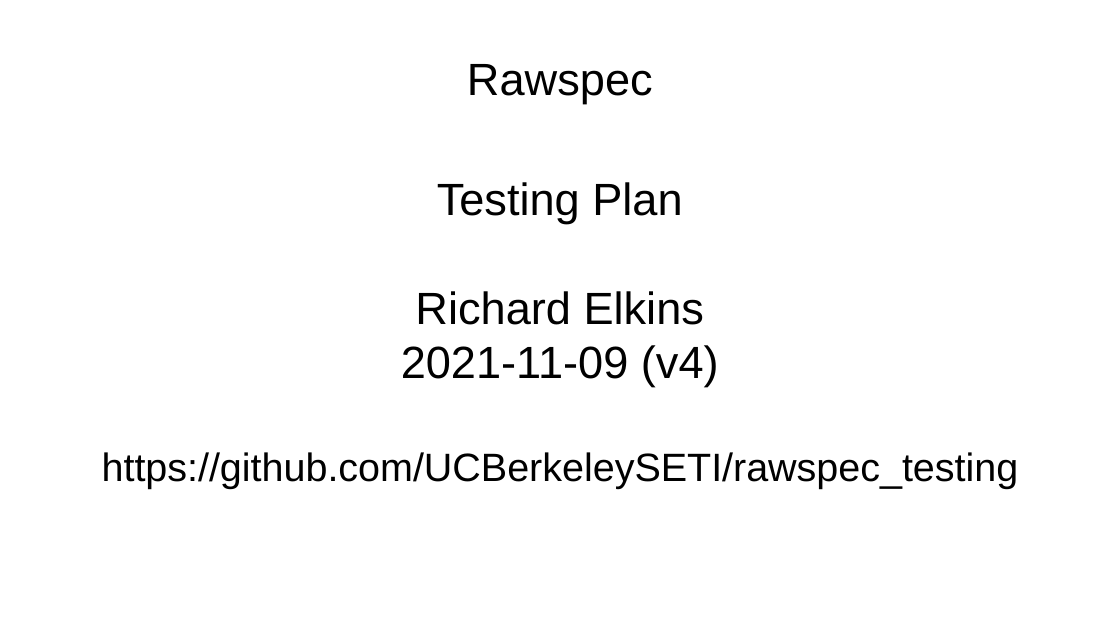
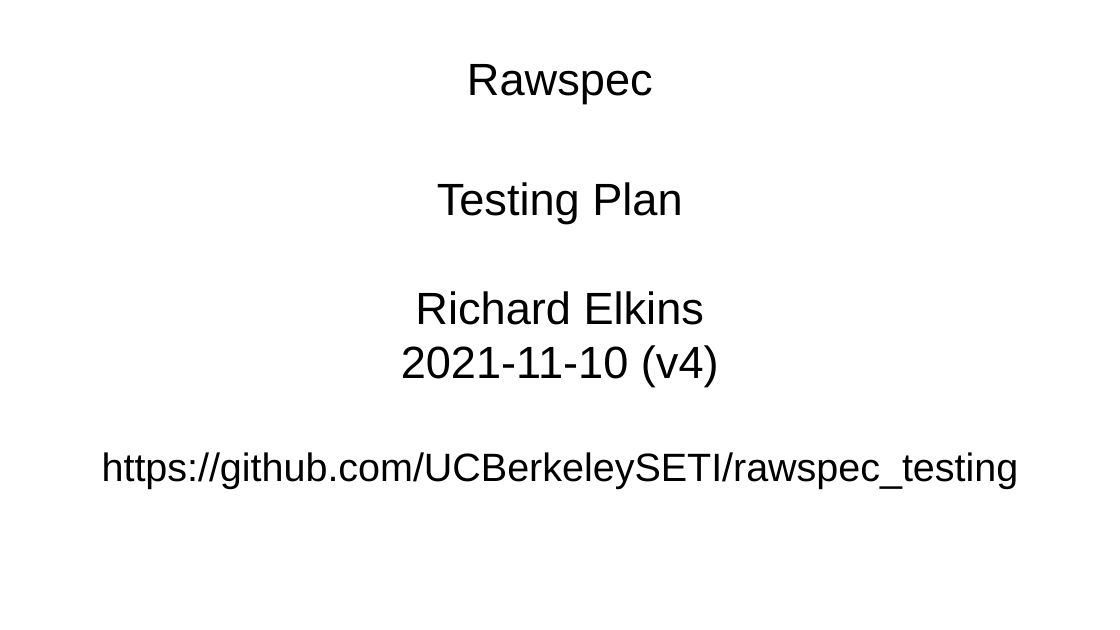
Before and after one commit to UCBerkeleySETI/rawspec_test, a slide deck: slide 1 of docs/testplan_v4.odp. Drawn at 1120x630 pixels with LibreOffice and Linux fonts; fonts in the diff are those of the drawing. Boxes give left, top, right and bottom in pixels: in the first picture for what was removed or moved away, otherwise in the second. Text is boxed around its words. In the diff, an @@ line names an element or a change of style, - is before the commit and + after.

```diff
--- a/docs/testplan_v4.odp
+++ b/docs/testplan_v4.odp
@@ subtitle at [401,345,719,387]: text changed @@
-2021-11-09 (v4)
+2021-11-10 (v4)
```
Also in this commit, not shown: 1 other file.
